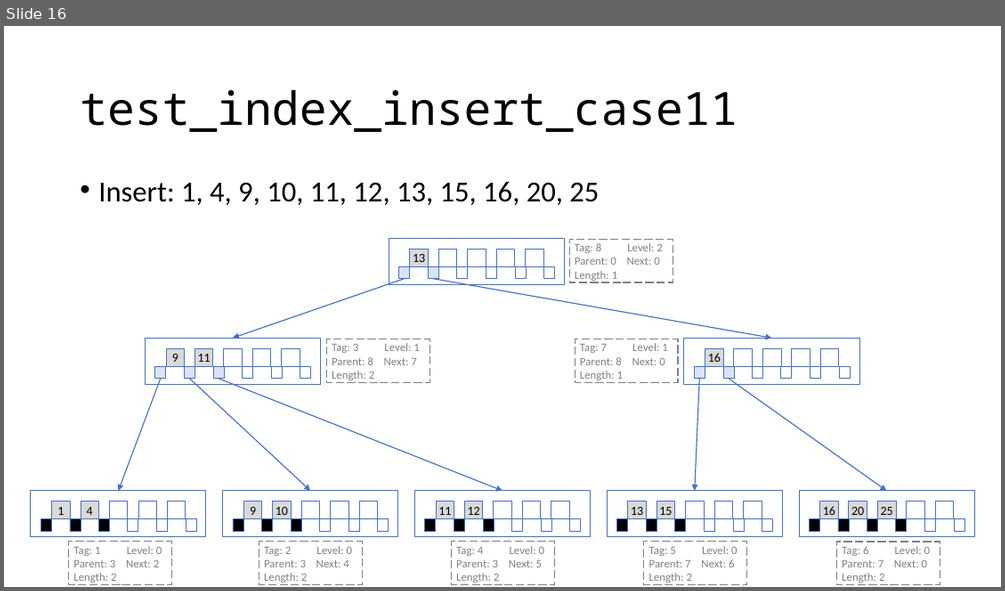
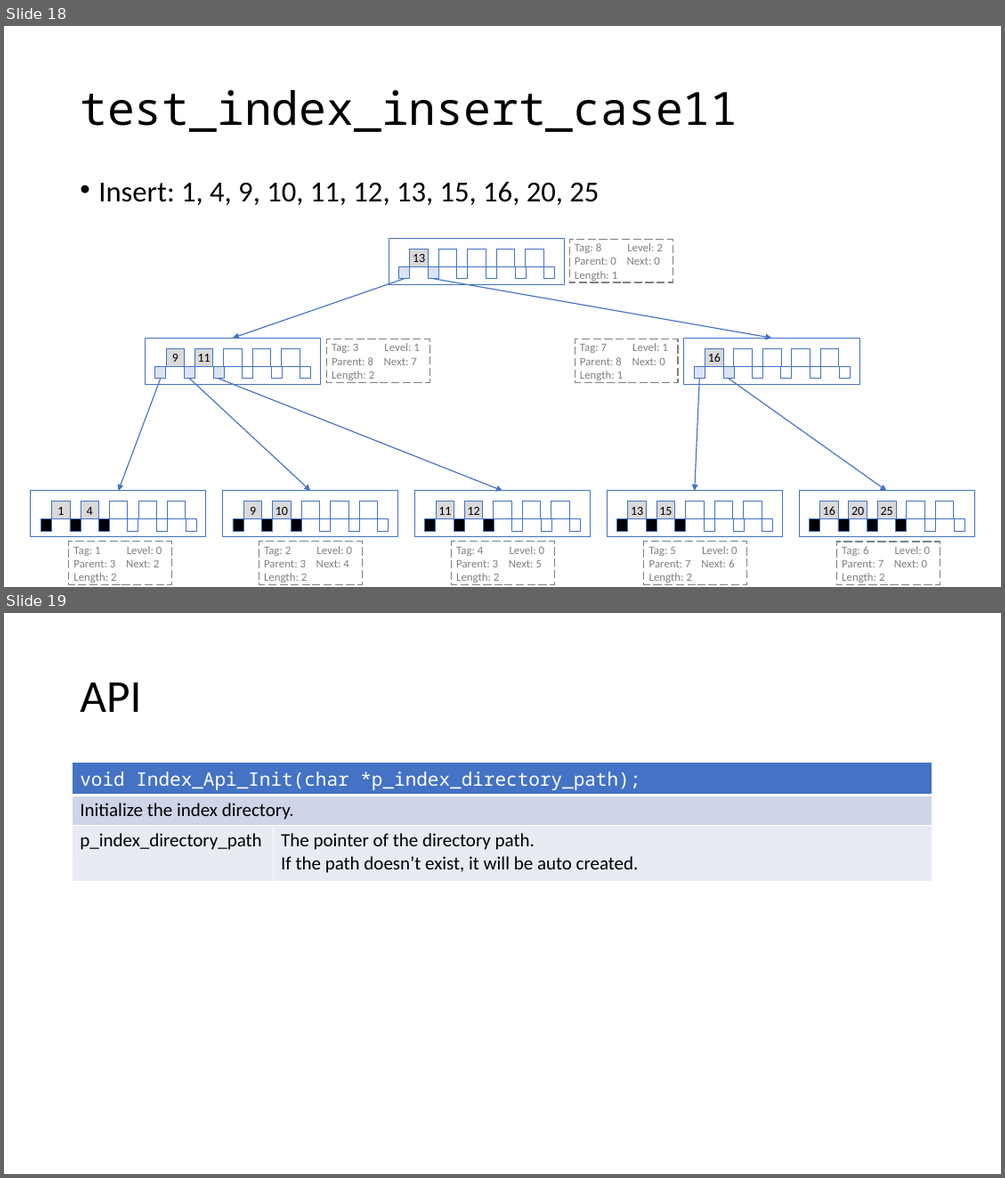
Before and after one commit to az801590/FacileDB, a slide deck: FacileDB.pptx. Shown one above the other, each under a label of ours: slide 16 before the commit, slides 18 and 19 after it. The pictures are 1005x591 and 1005x1178 pixels, drawn with LibreOffice and Linux fonts; fonts in the diff are those of the drawing. Boxes give left, top, right and bottom in pixels: in the first picture for what was removed or moved away, otherwise in the second. Text is boxed around its words. In the diff, an @@ line names an element or a change of style, - is before the commit and + after.

Commit message:
new api for query index key exists

```diff
--- a/FacileDB.pptx
+++ b/FacileDB.pptx
@@ slide 19 added at <box>4,613,1001,1174</box>, background #FFFFFF @@
@@ title added at <box>80,682,141,712</box>, 44 pt, text #000000 @@
+API
@@ table added at <box>73,763,933,876</box>, 3 rows, 2 columns @@
+void Index_Api_Init(char *p_index_directory_path); | 
+Initialize the index directory. | 
+p_index_directory_path | The pointer of the directory path. / If the path doesn’t exist, it will be auto created.
@@ what was slide 16 is now slide 18 @@
```
Also in this commit, not shown: 1 slide changed, 6 other slides added, 3 other files.
